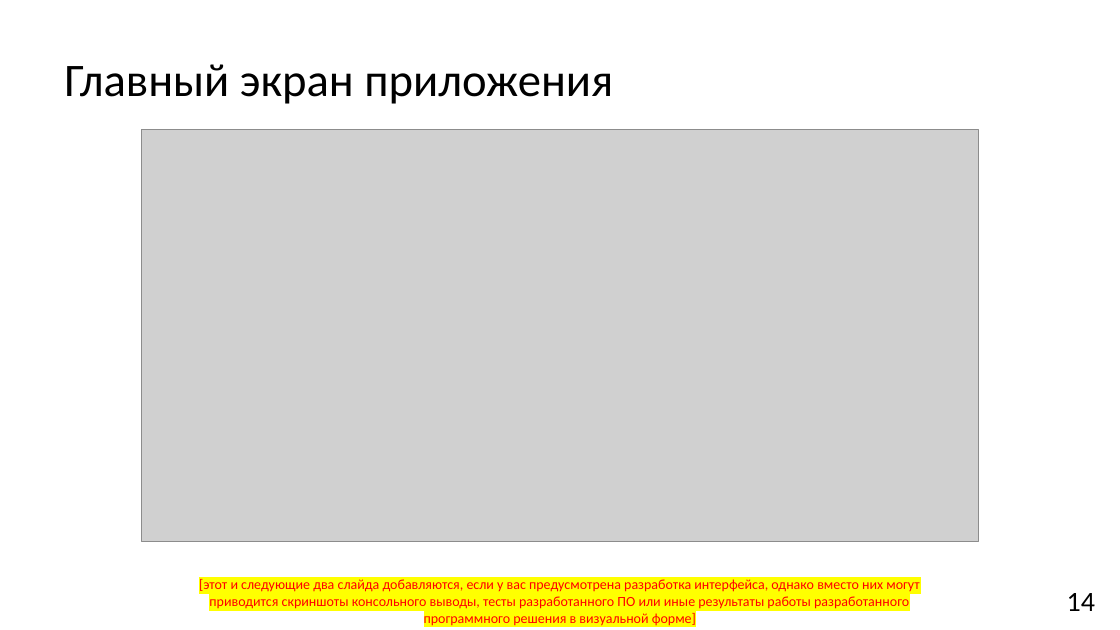
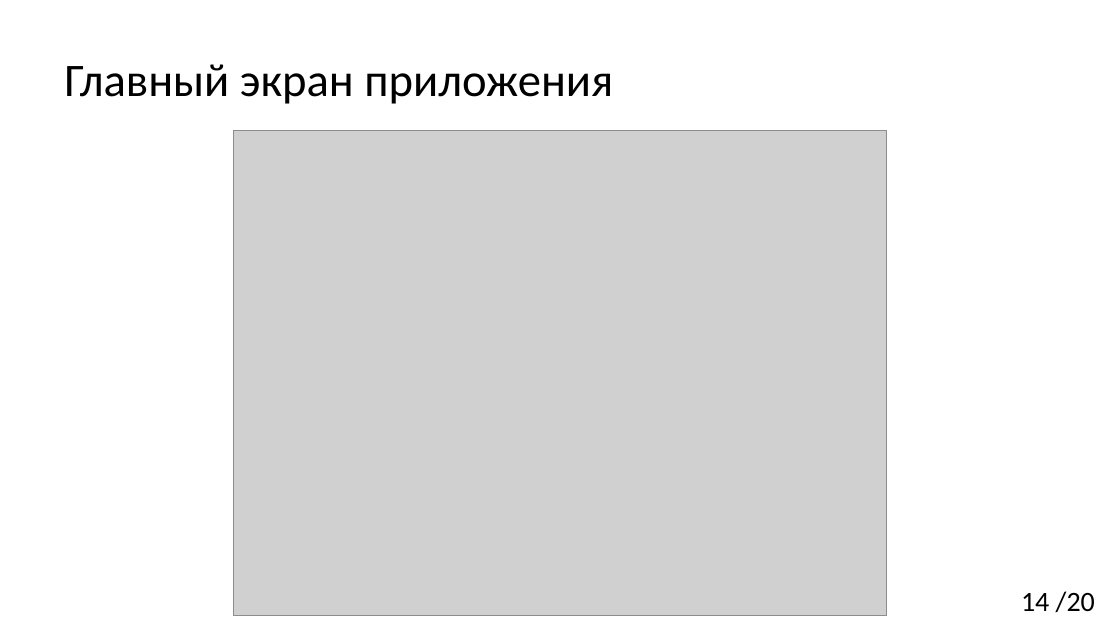
Before and after one commit to YaroslavMestkovsky/VKR, a slide deck: slide 14 of 3 [Презентация].pptx. Drawn at 1120x630 pixels with LibreOffice and Linux fonts; fonts in the diff are those of the drawing; grey boxes stand for pictures. Boxes give left, top, right and bottom in pixels: in the first picture for what was removed or moved away, otherwise in the second. Text is boxed around its words. In the diff, an @@ line names an element or a change of style, - is before the commit and + after.

```diff
--- a/3 [Презентация].pptx
+++ b/3 [Презентация].pptx
@@ picture: place and size @@
-picture at (142, 130, 979, 542)
+picture at (234, 130, 886, 616)
@@ text removed at (199, 579, 919, 626) @@
-[этот и следующие два слайда добавляются, если у вас предусмотрена разработка интерфейса, однако вместо них могут приводится скриншоты консольного выводы, тесты разработанного ПО или иные результаты работы разработанного программного решения в визуальной форме]
@@ page number at (1021, 591, 1095, 612): text changed @@
-14
+14 /20
```
Also in this commit, not shown: 3 other slides changed, 15 slides added, 14 slides removed, 1 other file.
